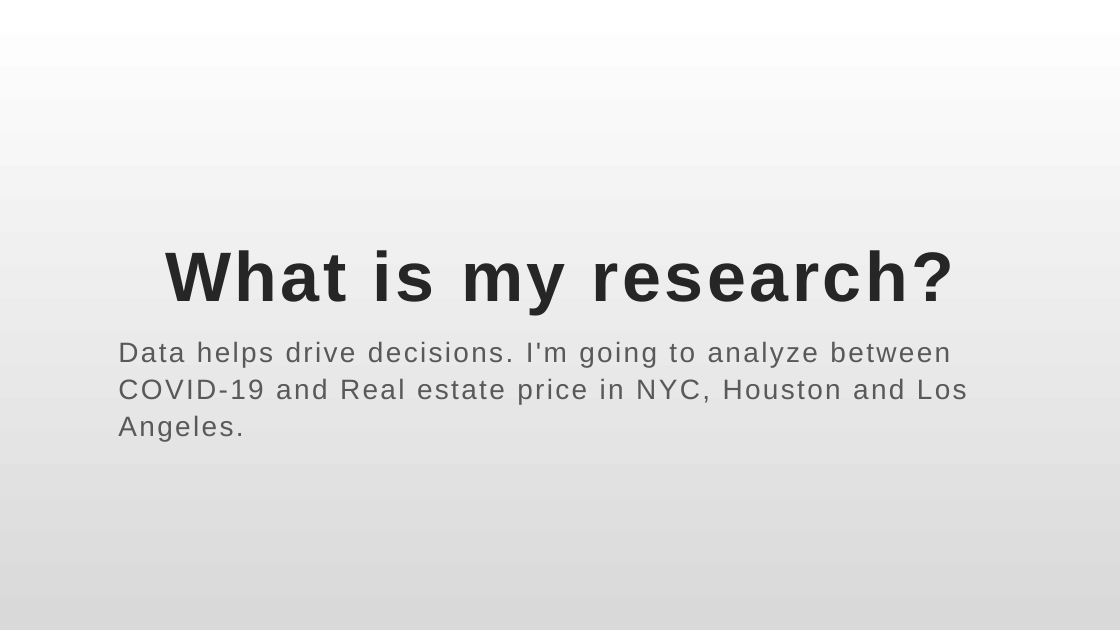
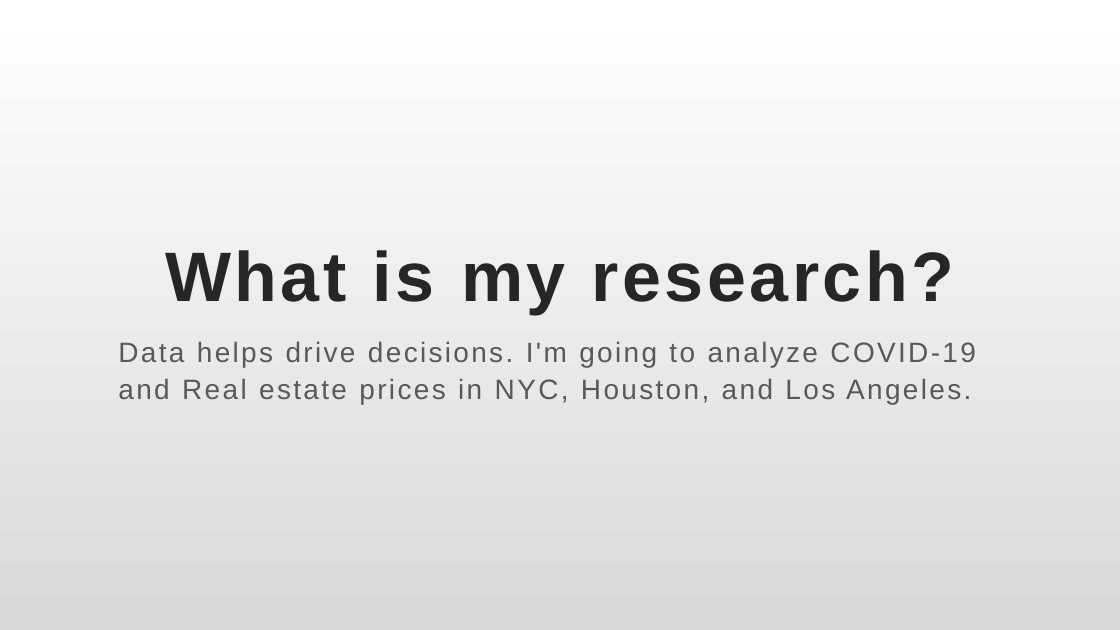
Before and after one commit to Yuehao-Wang/AIM-5001, a slide deck: slide 2 of Y_Wang_Final_Project_Presentation.pptx. Drawn at 1120x630 pixels with LibreOffice and Linux fonts; fonts in the diff are those of the drawing. Boxes give left, top, right and bottom in pixels: in the first picture for what was removed or moved away, otherwise in the second. Text is boxed around its words. In the diff, an @@ line names an element or a change of style, - is before the commit and + after.

```diff
--- a/Y_Wang_Final_Project_Presentation.pptx
+++ b/Y_Wang_Final_Project_Presentation.pptx
@@ subtitle at (118, 341, 975, 404): text changed @@
-Data helps drive decisions. I'm going to analyze between COVID-19 and Real estate price in NYC, Houston and Los Angeles.
+Data helps drive decisions. I'm going to analyze COVID-19 and Real estate prices in NYC, Houston, and Los Angeles.
```
Also in this commit, not shown: 12 other slides changed.
